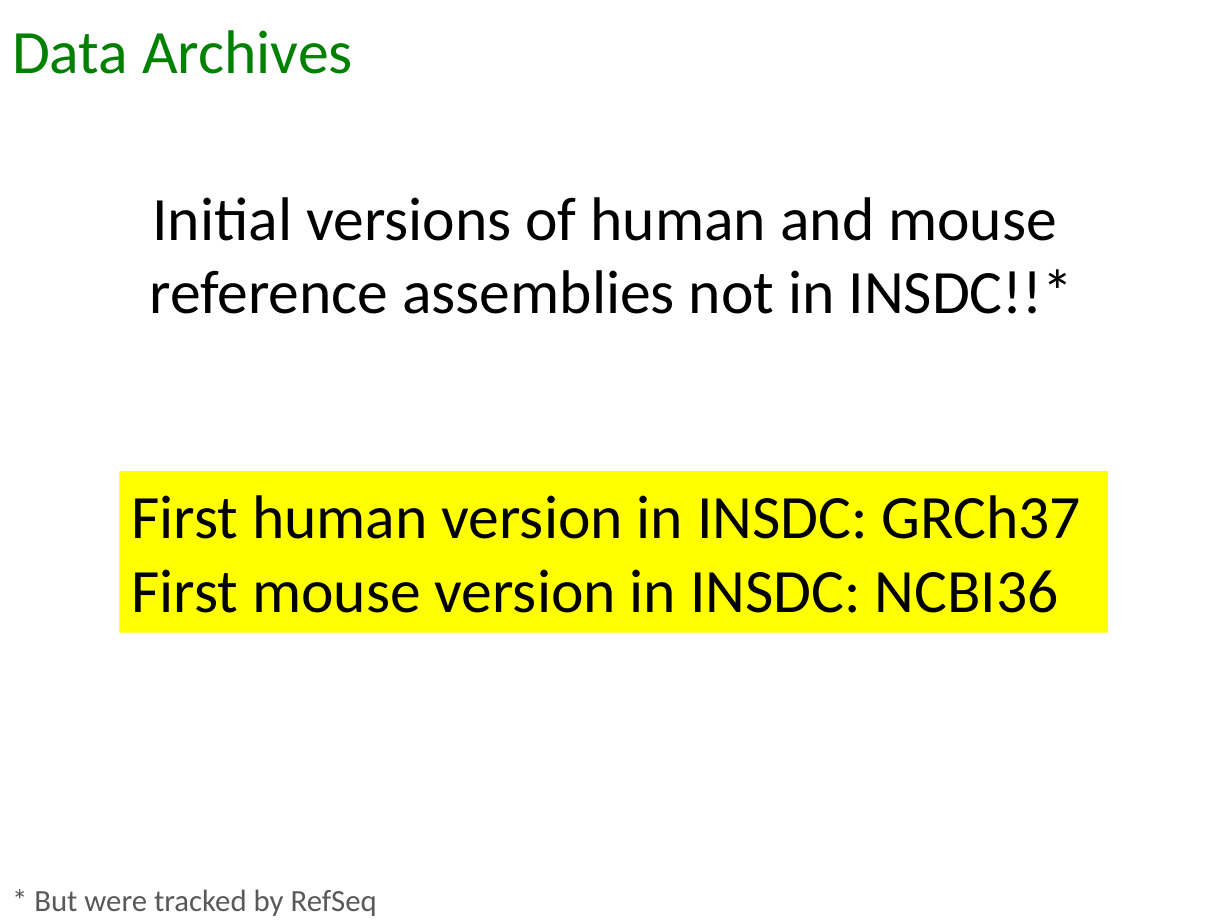
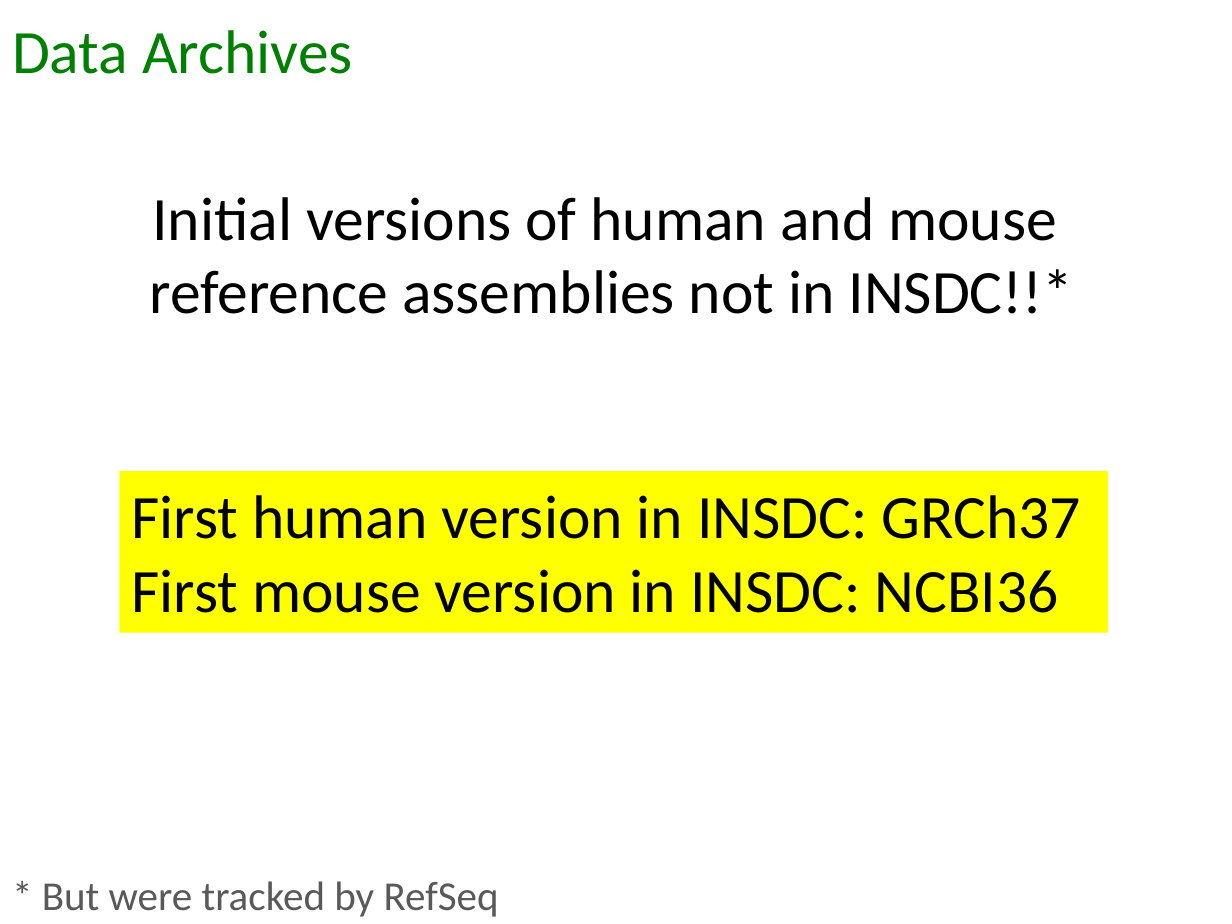
Before and after one commit to deannachurch/BHSC_Bioinformatics, a slide deck: slide 10 of 2014_07_23/SequenceTracking.pptx. Drawn at 1232x924 pixels with LibreOffice and Linux fonts; fonts in the diff are those of the drawing. Boxes give left, top, right and bottom in pixels: in the first picture for what was removed or moved away, otherwise in the second. Text is boxed around its words. In the diff, an @@ line names an element or a change of style, - is before the commit and + after.

```diff
--- a/2014_07_23/SequenceTracking.pptx
+++ b/2014_07_23/SequenceTracking.pptx
@@ text "* But were tracked by ...": place and size @@
-text "* But were tracked by ..." at [34, 889, 377, 916]
+text "* But were tracked by ..." at [42, 881, 499, 917]
@@ text "* But were tracked by ..." at [42, 881, 499, 917]: size 18 to 24 pt @@
```
Also in this commit, not shown: 1 other slide changed, 3 slides added, 1 slide removed, 23 other files.
